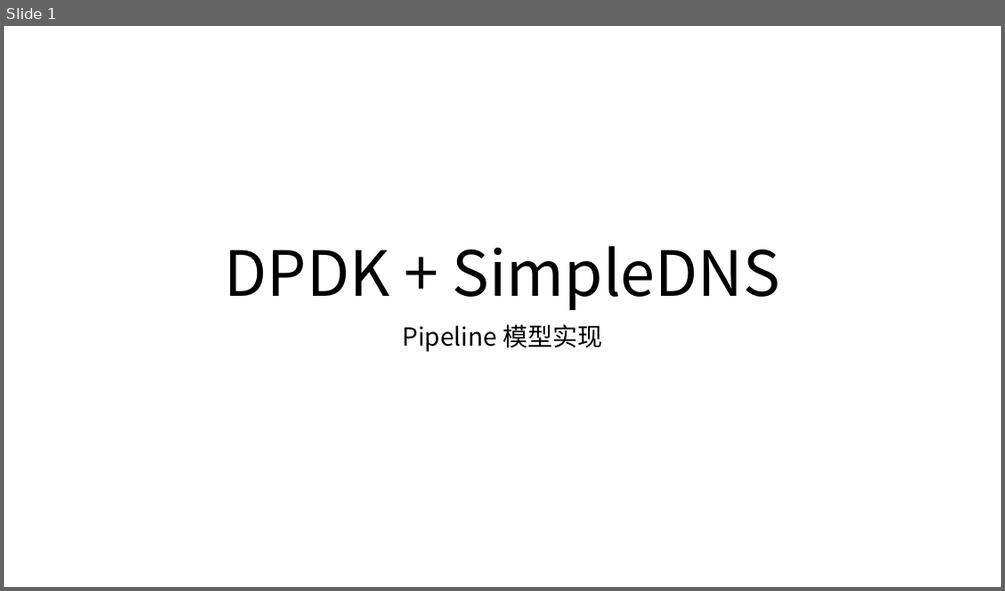
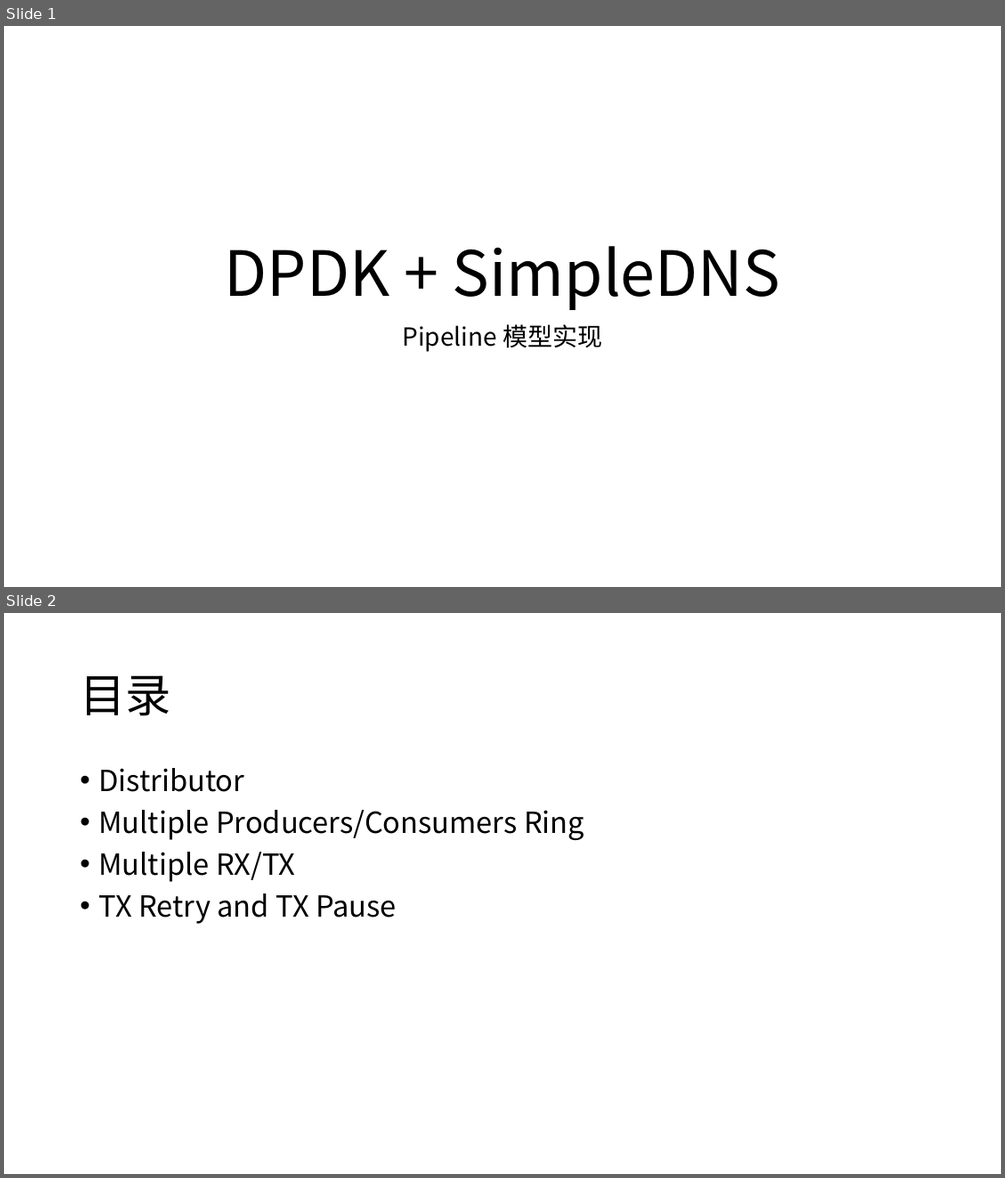
Before and after one commit to yuanyiwei/netalgo, a slide deck: report/lab4/第四阶段_邓龙.pptx. Shown one above the other, each under a label of ours: slide 1 before the commit, slides 1 and 2 after it. The pictures are 1005x591 and 1005x1178 pixels, drawn with LibreOffice and Linux fonts; fonts in the diff are those of the drawing. Boxes give left, top, right and bottom in pixels: in the first picture for what was removed or moved away, otherwise in the second. Text is boxed around its words. In the diff, an @@ line names an element or a change of style, - is before the commit and + after.

```diff
--- a/report/lab4/第四阶段_邓龙.pptx
+++ b/report/lab4/第四阶段_邓龙.pptx
@@ slide 2 added at <box>4,613,1001,1174</box>, background #FFFFFF @@
@@ title added at <box>80,675,171,716</box>, 44 pt, text #000000 @@
+目录
@@ text added at <box>98,768,584,924</box>, 28 pt, text #000000 @@
+• Distributor
+• Multiple Producers/Consumers Ring
+• Multiple RX/TX
+• TX Retry and TX Pause
```
Also in this commit, not shown: 10 other slides added, 1 slide removed, 2 other files.
